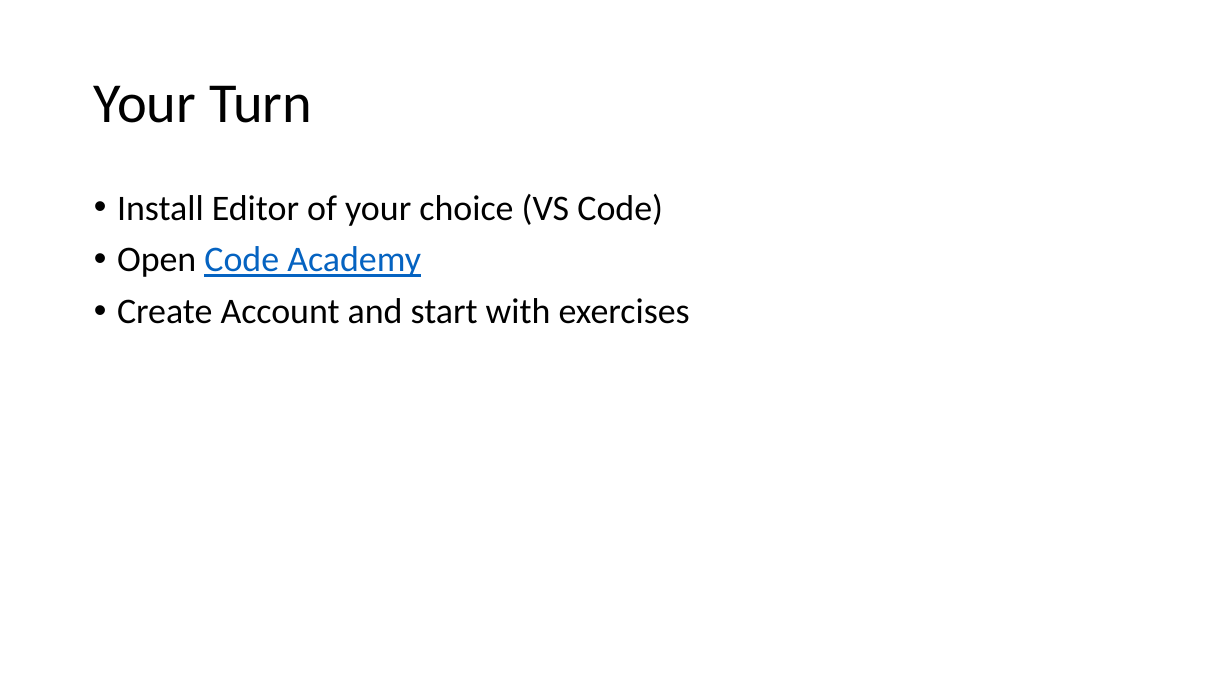
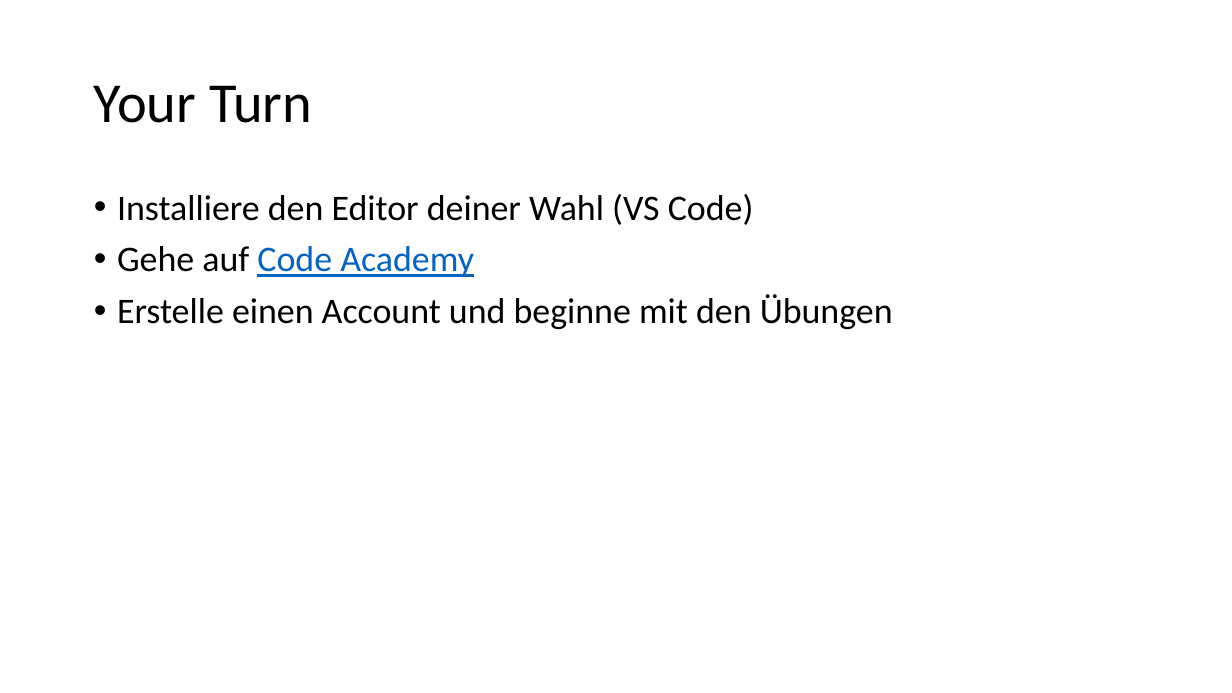
Before and after one commit to martiph/JSTraining_ICT-Campus, a slide deck: slide 22 of JSTraining.pptx. Drawn at 1232x693 pixels with LibreOffice and Linux fonts; fonts in the diff are those of the drawing. Boxes give left, top, right and bottom in pixels: in the first picture for what was removed or moved away, otherwise in the second. Text is boxed around its words. In the diff, an @@ line names an element or a change of style, - is before the commit and + after.

```diff
--- a/JSTraining.pptx
+++ b/JSTraining.pptx
@@ text at [117, 194, 893, 329]: text changed @@
-• Install Editor of your choice (VS Code)
-• Open Code Academy
-• Create Account and start with exercises
+• Installiere den Editor deiner Wahl (VS Code)
+• Gehe auf Code Academy
+• Erstelle einen Account und beginne mit den Übungen
```
Also in this commit, not shown: 11 other slides changed.
